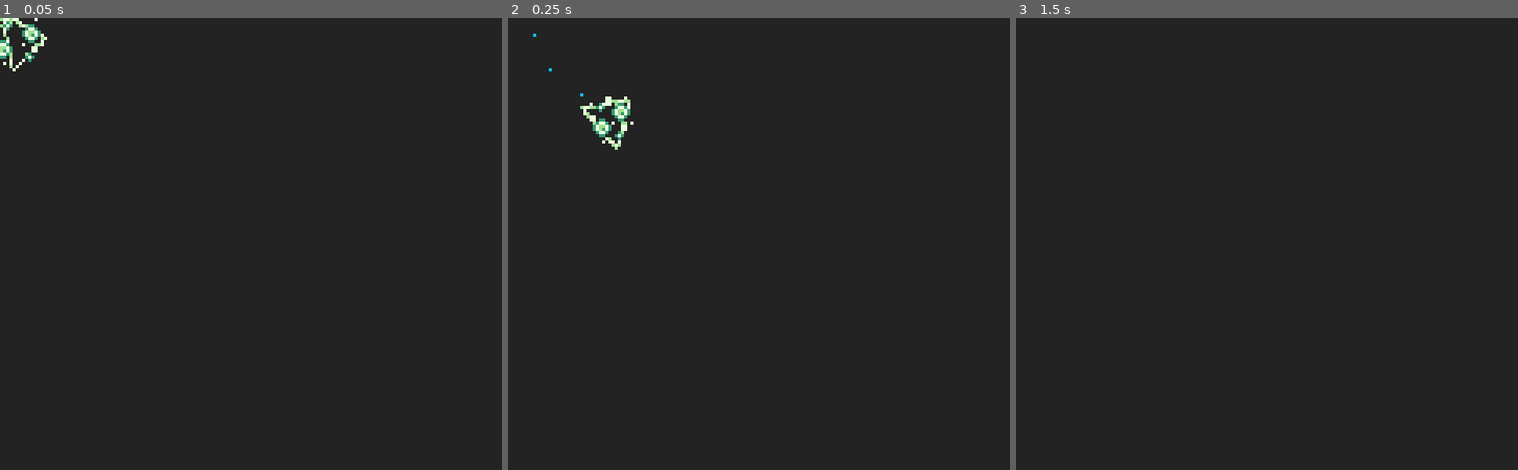
Above: before the commit, frames 1-3 (left to right).
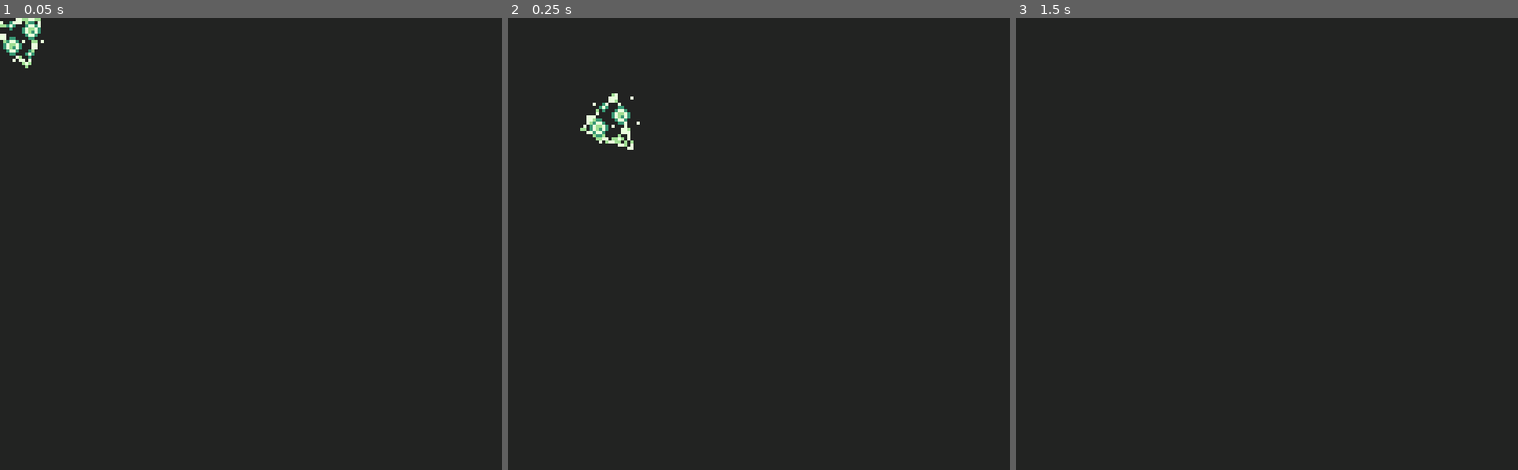
Above: after the commit, the same moments.

Repository: kevinlights/titan_tactics
Game: Godot game, scene res://scenes/projectile.tscn
Two runs of this game, one before a commit and one after it. Both use one fixed random seed, a clock stepped at 60 frames per second and the inputs below. This scene is started directly instead of the project's main scene.
Inputs (mouse positions are in pixels of both pictures, inside the frame that each line leads up to):
- Up to frame 1 (0.05 s): no input
- Up to frame 2 (0.25 s): no input
- Up to frame 3 (1.5 s): move the mouse to (1377, 221) at 0.52 s; hold Right (ui_right) 0.53-1.28 s; tap Keypad Enter (ui_accept) at 0.77 s; tap Enter at 1.25 s; move the mouse to (1166, 266) at 1.27 s; hold Down (ui_down) from 1.28 s (still down)

The runs differ from the first frame. In frame 1, 0.6% of the frame differs, in the area x 0-10%, y 0-12%; in frame 2, 0.6%, in the area x 5-27%, y 3-30%; in frame 3, nothing differs.

Commit message:
restyling of win and lose banners

Diff:
--- a/resources/class_stats.tres
+++ b/resources/class_stats.tres
@@ -7,28 +7,28 @@
 script = ExtResource( 2 )
 character_class = 1
 hp = 20
-atk = 4
+atk = 3
 def = 1
-atk_range = 5
+atk_range = 3
 mov_range = 6
 
 [sub_resource type="Resource" id=2]
 script = ExtResource( 2 )
 character_class = 2
-hp = 17
-atk = 3
+hp = 18
+atk = 4
 def = 1
 atk_range = 4
-mov_range = 3
+mov_range = 4
 
 [sub_resource type="Resource" id=3]
 script = ExtResource( 2 )
 character_class = 0
 hp = 23
-atk = 4
-def = 1
+atk = 3
+def = 2
 atk_range = 1
-mov_range = 7
+mov_range = 5
 
 [resource]
 script = ExtResource( 1 )
--- a/scenes/gui.tscn
+++ b/scenes/gui.tscn
@@ -24,7 +24,6 @@
 [ext_resource path="res://scripts/focus.gd" type="Script" id=24]
 [ext_resource path="res://scripts/gui/levelclear.gd" type="Script" id=25]
 [ext_resource path="res://scenes/levelnotclear.gd" type="Script" id=27]
-[ext_resource path="res://mockups/defeatmockup.png" type="Texture" id=28]
 [ext_resource path="res://scripts/dialogue_body.gd" type="Script" id=29]
 [ext_resource path="res://scripts/gui/dialogue.gd" type="Script" id=30]
 [ext_resource path="res://sfx/UI/select.wav" type="AudioStream" id=31]
@@ -60,14 +59,14 @@
 "name": "up",
 "speed": 3.0
 }, {
+"frames": [ SubResource( 3 ), SubResource( 4 ) ],
+"loop": true,
+"name": "down",
+"speed": 3.0
+}, {
 "frames": [  ],
 "loop": true,
 "name": "neutral",
-"speed": 3.0
-}, {
-"frames": [ SubResource( 3 ), SubResource( 4 ) ],
-"loop": true,
-"name": "down",
 "speed": 3.0
 } ]
 
@@ -94,14 +93,14 @@
 "name": "up",
 "speed": 3.0
 }, {
+"frames": [ SubResource( 8 ), SubResource( 9 ) ],
+"loop": true,
+"name": "down",
+"speed": 3.0
+}, {
 "frames": [  ],
 "loop": true,
 "name": "neutral",
-"speed": 3.0
-}, {
-"frames": [ SubResource( 8 ), SubResource( 9 ) ],
-"loop": true,
-"name": "down",
 "speed": 3.0
 } ]
 
@@ -143,19 +142,19 @@
 
 [sub_resource type="AtlasTexture" id=18]
 atlas = ExtResource( 20 )
-region = Rect2( 54, 0, 18, 18 )
+region = Rect2( 90, 0, 18, 18 )
 
 [sub_resource type="AtlasTexture" id=19]
 atlas = ExtResource( 20 )
-region = Rect2( 54, 18, 18, 18 )
+region = Rect2( 90, 18, 18, 18 )
 
 [sub_resource type="AtlasTexture" id=20]
 atlas = ExtResource( 20 )
-region = Rect2( 90, 0, 18, 18 )
+region = Rect2( 54, 0, 18, 18 )
 
 [sub_resource type="AtlasTexture" id=21]
 atlas = ExtResource( 20 )
-region = Rect2( 90, 18, 18, 18 )
+region = Rect2( 54, 18, 18, 18 )
 
 [sub_resource type="AtlasTexture" id=22]
 atlas = ExtResource( 20 )
@@ -169,12 +168,12 @@
 animations = [ {
 "frames": [ SubResource( 18 ), SubResource( 19 ) ],
 "loop": true,
-"name": "mage",
+"name": "archer",
 "speed": 3.0
 }, {
 "frames": [ SubResource( 20 ), SubResource( 21 ) ],
 "loop": true,
-"name": "archer",
+"name": "mage",
 "speed": 3.0
 }, {
 "frames": [ SubResource( 22 ), SubResource( 23 ) ],
@@ -183,11 +182,6 @@
 "speed": 5.0
 } ]
 
-[sub_resource type="DynamicFont" id=25]
-size = 4
-extra_spacing_bottom = -2
-font_data = ExtResource( 13 )
-
 [sub_resource type="AtlasTexture" id=26]
 atlas = ExtResource( 23 )
 region = Rect2( 0, 0, 8, 8 )
@@ -1123,45 +1117,45 @@
 }
 
 [node name="positioner" type="Node2D" parent="win"]
-position = Vector2( -64, 22 )
+position = Vector2( -160, 60 )
 z_index = 10
 
 [node name="front" type="ColorRect" parent="win/positioner"]
-margin_right = 64.0
-margin_bottom = 19.0
-color = Color( 0.0235294, 0.352941, 0.709804, 1 )
+margin_top = 1.0
+margin_right = 160.0
+margin_bottom = 20.0
+color = Color( 0.219608, 0.596078, 0.454902, 1 )
 __meta__ = {
 "_edit_use_anchors_": false
 }
 
 [node name="line" type="ColorRect" parent="win/positioner/front"]
 margin_top = 16.0
-margin_right = 64.0
+margin_right = 160.0
 margin_bottom = 17.0
-color = Color( 0.160784, 0.678431, 1, 1 )
+color = Color( 0.623529, 0.870588, 0.576471, 1 )
 __meta__ = {
 "_edit_use_anchors_": false
 }
 
 [node name="line2" type="ColorRect" parent="win/positioner/front"]
 margin_top = 2.0
-margin_right = 64.0
+margin_right = 160.0
 margin_bottom = 3.0
-color = Color( 0.160784, 0.678431, 1, 1 )
+color = Color( 0.623529, 0.870588, 0.576471, 1 )
 __meta__ = {
 "_edit_use_anchors_": false
 }
 
 [node name="player turn" type="Label" parent="win/positioner/front"]
 margin_left = -2.0
-margin_top = 4.0
-margin_right = 38.0
-margin_bottom = 18.0
-custom_fonts/font = SubResource( 25 )
-custom_colors/font_color = Color( 1, 0.945098, 0.909804, 1 )
-text = "LEVEL
-  CLEAR!"
-align = 2
+margin_top = 7.0
+margin_right = 159.0
+margin_bottom = 21.0
+theme = ExtResource( 22 )
+custom_colors/font_color = Color( 0.917647, 1, 0.866667, 1 )
+text = "Level Clear!"
+align = 1
 __meta__ = {
 "_edit_use_anchors_": false
 }
@@ -1221,53 +1215,47 @@
 "_edit_use_anchors_": false
 }
 
-[node name="positioner" type="Node2D" parent="lose"]
-position = Vector2( -64, 22 )
+[node name="positioner2" type="Node2D" parent="lose"]
+position = Vector2( -160, 61 )
 z_index = 10
 
-[node name="defeatmockup" type="Sprite" parent="lose/positioner"]
-visible = false
-position = Vector2( 21, 2 )
-scale = Vector2( 0.248062, 0.25 )
-texture = ExtResource( 28 )
-
-[node name="front" type="ColorRect" parent="lose/positioner"]
-margin_left = 64.0
-margin_right = 128.0
-margin_bottom = 19.0
-color = Color( 1, 0, 0.301961, 1 )
-__meta__ = {
-"_edit_use_anchors_": false
-}
-
-[node name="line" type="ColorRect" parent="lose/positioner/front"]
-margin_top = 16.0
-margin_right = 64.0
-margin_bottom = 17.0
-color = Color( 1, 0.466667, 0.658824, 1 )
-__meta__ = {
-"_edit_use_anchors_": false
-}
-
-[node name="line2" type="ColorRect" parent="lose/positioner/front"]
-margin_top = 2.0
-margin_right = 64.0
-margin_bottom = 3.0
-color = Color( 1, 0.466667, 0.658824, 1 )
-__meta__ = {
-"_edit_use_anchors_": false
-}
-
-[node name="defeat" type="Label" parent="lose/positioner/front"]
-margin_left = 6.0
-margin_top = 4.0
-margin_right = 46.0
-margin_bottom = 18.0
-custom_fonts/font = SubResource( 25 )
-custom_colors/font_color = Color( 1, 0.945098, 0.909804, 1 )
-text = "YOU WERE
- DEFEATED"
-align = 2
+[node name="front" type="ColorRect" parent="lose/positioner2"]
+margin_top = -0.292892
+margin_right = 160.0
+margin_bottom = 18.7071
+color = Color( 0.0627451, 0.203922, 0.262745, 1 )
+__meta__ = {
+"_edit_use_anchors_": false
+}
+
+[node name="line" type="ColorRect" parent="lose/positioner2/front"]
+margin_left = 0.353554
+margin_top = 16.3536
+margin_right = 160.0
+margin_bottom = 17.3536
+color = Color( 0.219608, 0.596078, 0.454902, 1 )
+__meta__ = {
+"_edit_use_anchors_": false
+}
+
+[node name="line2" type="ColorRect" parent="lose/positioner2/front"]
+margin_top = 1.64645
+margin_right = 160.0
+margin_bottom = 2.64645
+color = Color( 0.219608, 0.596078, 0.454902, 1 )
+__meta__ = {
+"_edit_use_anchors_": false
+}
+
+[node name="player turn" type="Label" parent="lose/positioner2/front"]
+margin_left = 1.35355
+margin_top = 7.0
+margin_right = 160.354
+margin_bottom = 16.0
+theme = ExtResource( 22 )
+custom_colors/font_color = Color( 0.917647, 1, 0.866667, 1 )
+text = "You were defeated..."
+align = 1
 __meta__ = {
 "_edit_use_anchors_": false
 }
@@ -1309,9 +1297,9 @@
 
 [node name="body" type="Label" parent="dialogue/background"]
 margin_left = 5.0
-margin_top = 17.0
+margin_top = 16.0
 margin_right = 155.0
-margin_bottom = 65.0
+margin_bottom = 64.0
 text = "Ferme-toé un peu le mâche-patate"
 autowrap = true
 max_lines_visible = 6
--- a/scenes/levelnotclear.gd
+++ b/scenes/levelnotclear.gd
@@ -9,7 +9,7 @@
 signal quit
 
 var start
-var start_x = -64
+var start_x = -160
 var ttl = 500
 var done = true
 
@@ -23,7 +23,7 @@
 func reset():
 	pick_random_sfx(get_parent().get_node("sfx/turn_alert"))
 	start = OS.get_ticks_msec()
-	start_x = -64
+	start_x = -160
 	done = false
 
 func _process(delta):
@@ -31,10 +31,10 @@
 		return
 	var now = OS.get_ticks_msec()
 	if now - start < ttl:
-		$positioner.position.x = lerp(start_x, start_x + 64, float(now - start) / float(ttl))
+		$positioner.position.x = lerp(start_x, start_x + 160, float(now - start) / float(ttl))
 	else:
 		done = true
-		$positioner.position.x = start_x + 64
+		$positioner.position.x = start_x + 160
 
 func _input(event):
 	if !visible:
--- a/scenes/projectile.tscn
+++ b/scenes/projectile.tscn
@@ -46,7 +46,7 @@
 "frames": [ SubResource( 5 ), SubResource( 6 ), SubResource( 7 ), SubResource( 8 ) ],
 "loop": true,
 "name": "ai",
-"speed": 5.0
+"speed": 8.0
 } ]
 
 [node name="projectile" type="CPUParticles2D"]
@@ -60,11 +60,11 @@
 gravity = Vector2( 0, 0 )
 initial_velocity = 1.0
 initial_velocity_random = 1.0
-color = Color( 0.054902, 0.752941, 0.913725, 1 )
+color = Color( 0.054902, 0.752941, 0.913725, 0 )
 script = ExtResource( 1 )
 
 [node name="sparkle" type="AnimatedSprite" parent="."]
 frames = SubResource( 9 )
 animation = "ai"
-frame = 1
+frame = 2
 playing = true
--- a/scripts/gui/levelclear.gd
+++ b/scripts/gui/levelclear.gd
@@ -9,7 +9,7 @@
 signal retry
 
 var start
-var start_x = -64
+var start_x = -160
 var ttl = 500
 var done = true
 
@@ -23,7 +23,7 @@
 func reset():
 	pick_random_sfx(get_parent().get_node("sfx/turn_alert"))
 	start = OS.get_ticks_msec()
-	start_x = -64
+	start_x = -160
 	done = false
 
 func _process(delta):
@@ -31,10 +31,10 @@
 		return
 	var now = OS.get_ticks_msec()
 	if now - start < ttl:
-		$positioner.position.x = lerp(start_x, start_x + 64, float(now - start) / float(ttl))
+		$positioner.position.x = lerp(start_x, start_x + 160, float(now - start) / float(ttl))
 	else:
 		done = true
-		$positioner.position.x = start_x + 64
+		$positioner.position.x = start_x + 160
 
 func _input(event):
 	if !visible:
Not shown: 1 places in scenes/gui.tscn that only renumber resources
